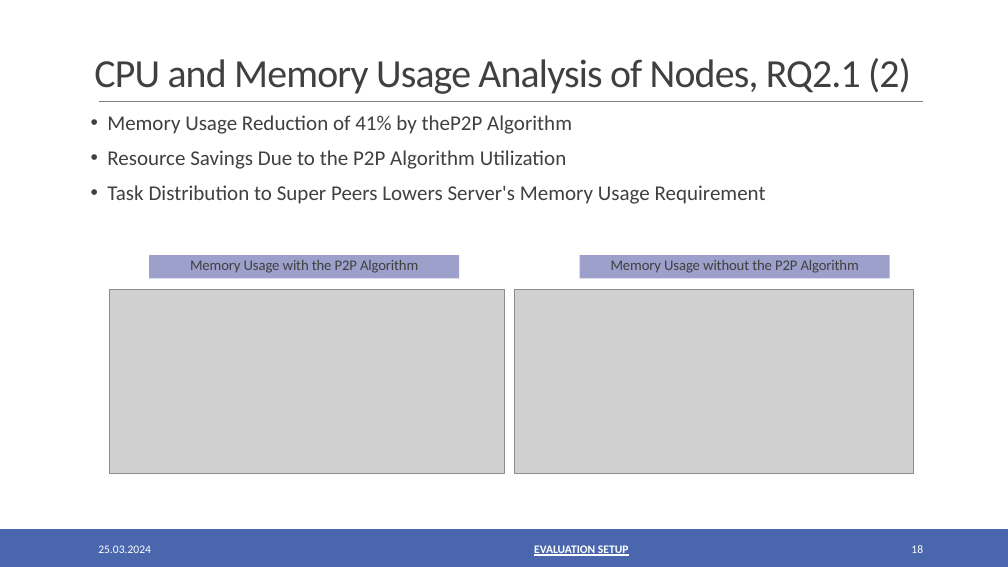
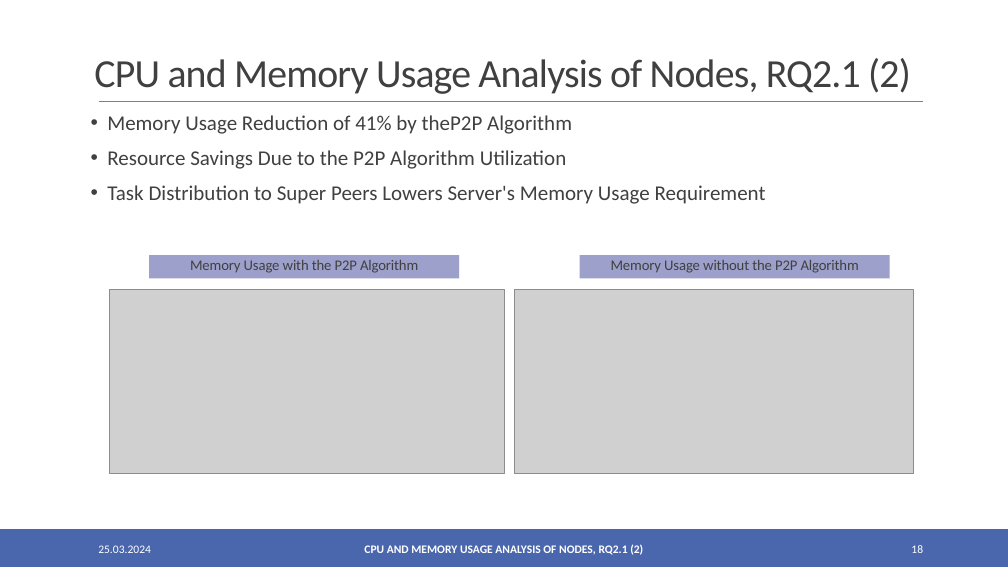
Before and after one commit to oezcankaraca/abschlussvortrag, a slide deck: slide 18 of Abschlussvortrag.pptx. Drawn at 1008x567 pixels with LibreOffice and Linux fonts; fonts in the diff are those of the drawing; grey boxes stand for pictures. Boxes give left, top, right and bottom in pixels: in the first picture for what was removed or moved away, otherwise in the second. Text is boxed around its words. In the diff, an @@ line names an element or a change of style, - is before the commit and + after.

```diff
--- a/Abschlussvortrag.pptx
+++ b/Abschlussvortrag.pptx
@@ text at box(364, 544, 643, 555): text changed @@
-EVALUATION SETUP
+CPU AND MEMORY USAGE ANALYSIS OF NODES, RQ2.1 (2)
```
Also in this commit, not shown: 10 other slides changed, 3 other files.
